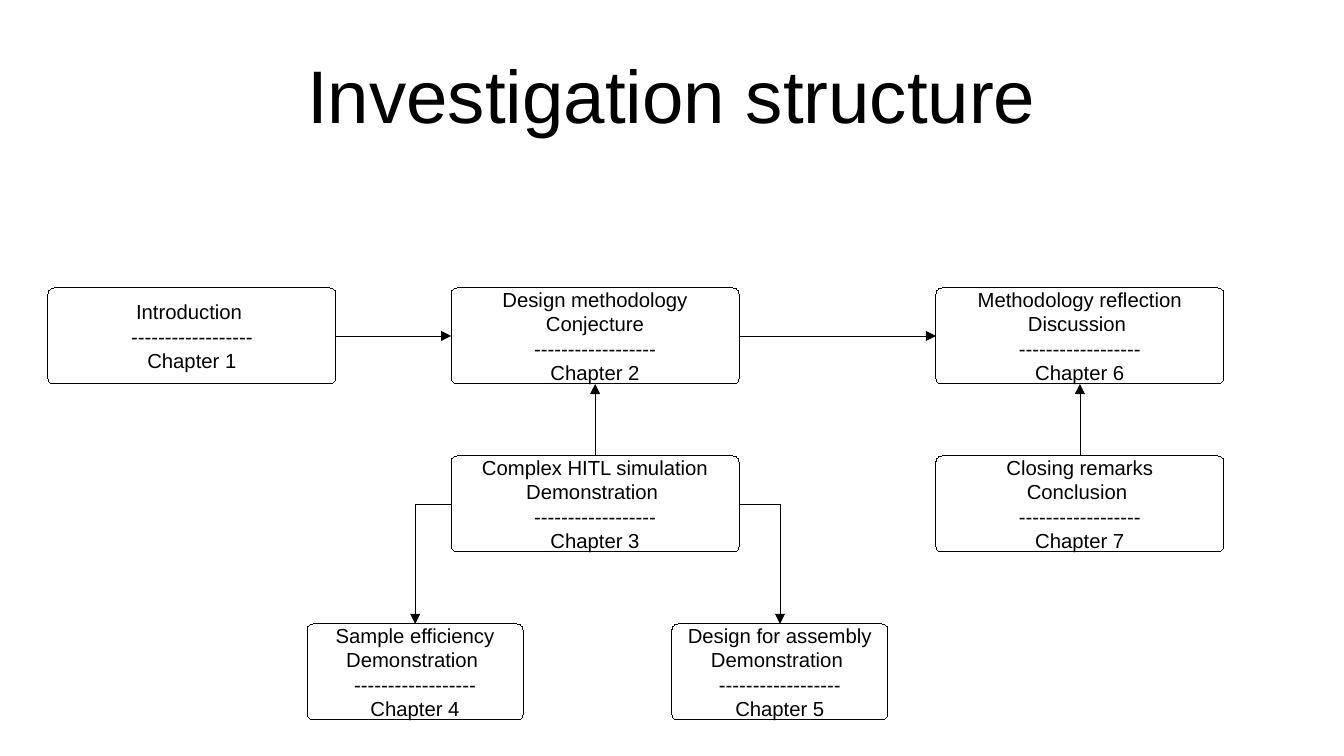
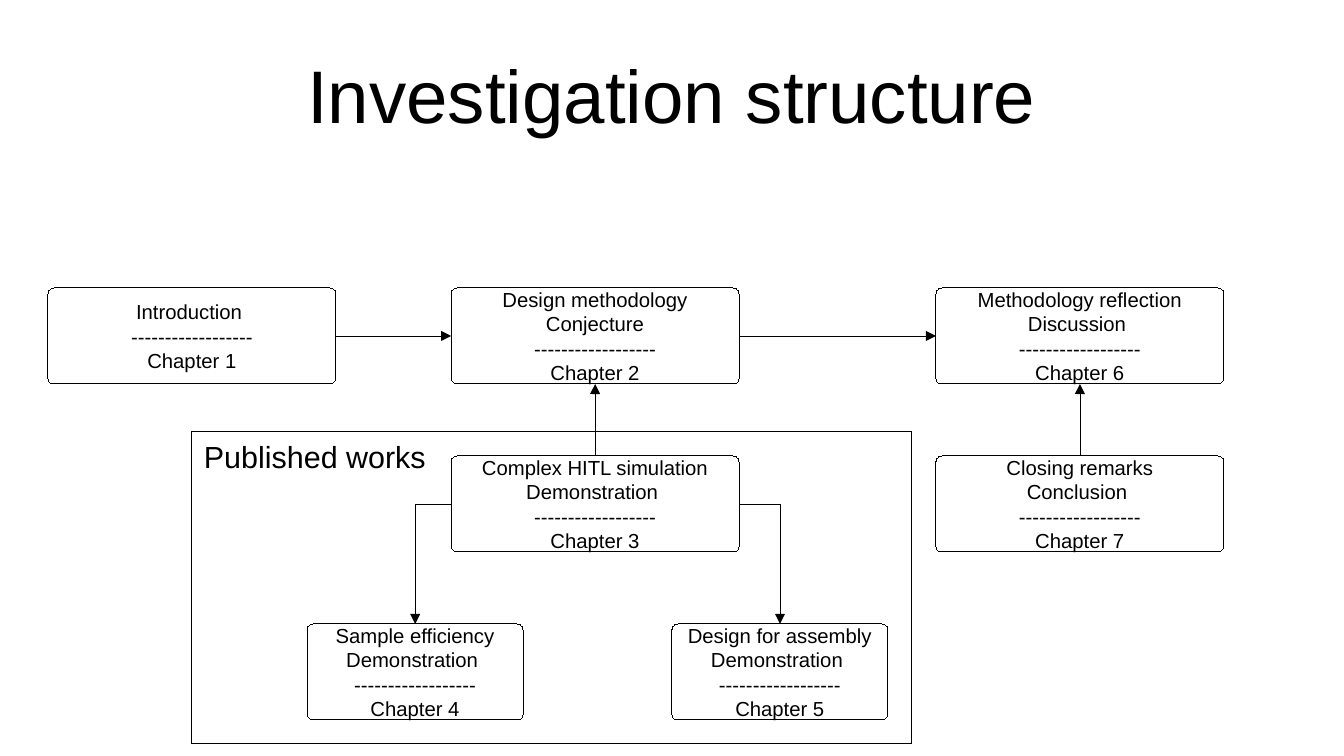
Before and after one commit to Steedalion/Blog, a slide deck: slide 6 of docs/images/components/UML.odp. Drawn at 1344x756 pixels with LibreOffice and Linux fonts; fonts in the diff are those of the drawing. Boxes give left, top, right and bottom in pixels: in the first picture for what was removed or moved away, otherwise in the second. Text is boxed around its words. In the diff, an @@ line names an element or a change of style, - is before the commit and + after.

```diff
--- a/docs/images/components/UML.odp
+++ b/docs/images/components/UML.odp
@@ rectangle added at [191,432,912,744], outline #000000 0 pt, 18 pt, text #000000 @@
+Published works
```
Also in this commit, not shown: 8 other files.
